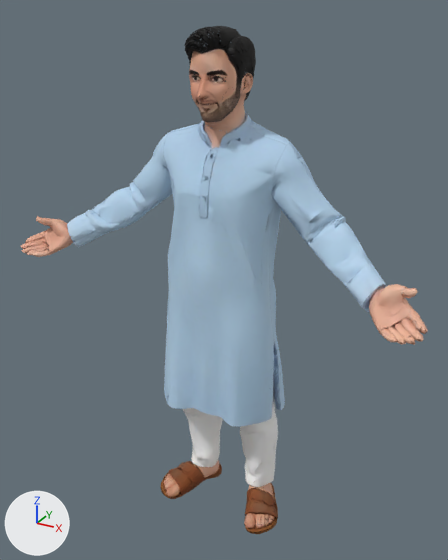
The glTF model assets/people/mid/kurta-man-mid.glb: old version first, new version second.
Both versions are drawn from a camera (50 mm lens) standing at (1.04, -1.83, 1.952) and looking at (0.018, 0.03, 1.022). Arrows for +X, +Y and +Z are at lower left; the lights stay in place. The first picture is the older version. Vertices at exactly the same position are counted once.

In view in the first picture: 'FaceMesh'.
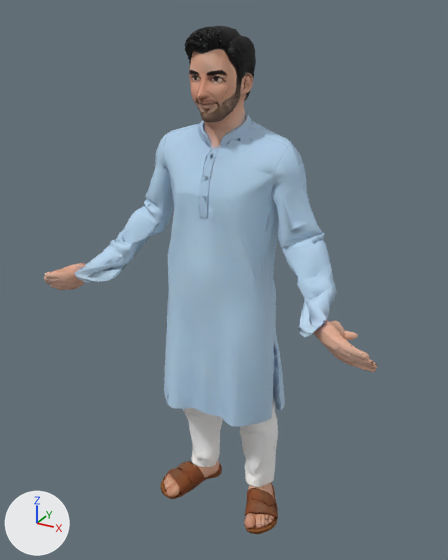
Changed parts and their boxes [x1, y1, x2, y2] in the pictures (448 x 560 px; the box of a moved part takes in the faces that stretch with it):
'FaceMesh', reshaped (18% narrower): before [21, 26, 428, 534]; after [44, 26, 377, 534]
part 1 of me_model_076, moved or reshaped: before [402, 290, 416, 298]; after [343, 331, 354, 340]
part 2 of me_model_076, moved or reshaped: before [394, 323, 415, 344]; after [346, 352, 377, 368]
part 3 of me_model_076, moved or reshaped: before [387, 317, 428, 345]; after [324, 344, 376, 372]
part 4 of me_model_076, moved or reshaped (not visible afterwards): before [401, 317, 423, 341]
part 5 of me_model_076, moved or reshaped: before [388, 326, 405, 344]; after [364, 357, 373, 363]
part 6 of me_model_076, moved or reshaped (not visible afterwards): before [407, 313, 420, 330]
part 7 of me_model_076, moved or reshaped (not visible afterwards): before [45, 228, 66, 251]
part 8 of me_model_076, moved or reshaped (not visible afterwards): before [21, 243, 49, 253]
part 9 of me_model_076, moved or reshaped (not visible afterwards): before [28, 238, 46, 246]
part 10 of me_model_076, moved or reshaped: before [21, 137, 172, 257]; after [44, 138, 174, 290]
part 11 of me_model_076, moved or reshaped: before [272, 141, 421, 342]; after [272, 141, 370, 360]

What changed in the scene script:
```text
Change me_model_076:
    used by ob_facemesh; location = (0.0, 0.0, 0.0)
    remove me_model_076.from_pydata(...)  # 13557 vertices, 14999 faces; spans x -0.79..0.79, y -0.21..0.21, z 0.0..1.9
    add me_model_076.from_pydata(...)  # 13557 vertices, 14999 faces; spans x -0.67..0.67, y -0.25..0.21, z 0.0..1.9
    me_model_076 part 1: the loose piece of 46 vertices spanning x 0.7..0.74, y -0.12..-0.08, z 1.16..1.19 is multiplied about its middle by the matrix ((0.416, -0.903, -0.108), (0.346, 0.047, 0.937), (-0.841, -0.427, 0.332)), then moved by (-0.18, 0.0, -0.19)
    me_model_076 part 2: the loose piece of 61 vertices spanning x 0.69..0.77, y -0.21..-0.13, z 1.07..1.09 is multiplied about its middle by the matrix ((0.416, -0.903, -0.108), (0.346, 0.047, 0.937), (-0.841, -0.427, 0.332)), then moved by (-0.11, -0.03, -0.11)
    me_model_076 part 3: the loose piece of 220 vertices spanning x 0.65..0.79, y -0.21..-0.06, z 1.05..1.12 is multiplied about its middle by the matrix ((0.416, -0.903, -0.108), (0.346, 0.047, 0.937), (-0.841, -0.427, 0.332)), then moved by (-0.14, -0.06, -0.12)
    me_model_076 part 4: the loose piece of 60 vertices spanning x 0.71..0.79, y -0.19..-0.12, z 1.08..1.11 is multiplied about its middle by the matrix ((0.416, -0.903, -0.108), (0.346, 0.047, 0.937), (-0.841, -0.427, 0.332)), then moved by (-0.14, -0.02, -0.14)
    me_model_076 part 5: the loose piece of 37 vertices spanning x 0.68..0.74, y -0.21..-0.14, z 1.06..1.08 is multiplied about its middle by the matrix ((0.416, -0.903, -0.108), (0.346, 0.047, 0.937), (-0.841, -0.427, 0.332)), then moved by (-0.09, -0.03, -0.08)
    me_model_076 part 6: the loose piece of 31 vertices spanning x 0.72..0.77, y -0.16..-0.11, z 1.09..1.12 is multiplied about its middle by the matrix ((0.416, -0.903, -0.108), (0.346, 0.047, 0.937), (-0.841, -0.427, 0.332)), then moved by (-0.15, -0.02, -0.15)
    me_model_076 part 7: the loose piece of 66 vertices spanning x -0.73..-0.61, y -0.16..-0.09, z 1.08..1.14 is multiplied about its middle by the matrix ((0.416, 0.903, 0.108), (-0.346, 0.047, 0.937), (0.841, -0.427, 0.332)), then moved by (0.12, -0.06, -0.1)
    me_model_076 part 8: the loose piece of 68 vertices spanning x -0.77..-0.68, y -0.21..-0.13, z 1.07..1.09 is multiplied about its middle by the matrix ((0.416, 0.903, 0.108), (-0.346, 0.047, 0.937), (0.841, -0.427, 0.332)), then moved by (0.11, -0.03, -0.1)
    me_model_076 part 9: the loose piece of 31 vertices spanning x -0.76..-0.71, y -0.18..-0.11, z 1.08..1.11 is multiplied about its middle by the matrix ((0.416, 0.903, 0.108), (-0.346, 0.047, 0.937), (0.841, -0.427, 0.332)), then moved by (0.14, -0.03, -0.13)
    me_model_076 part 10: 1440 of 13557 vertices moved; they spanned x -0.79..-0.23, y -0.21..0.15, z 1.05..1.52 and now span x -0.66..-0.22, y -0.24..0.15, z 0.92..1.51; mean shift (0.12, -0.03, -0.09); largest move (-0.63, -0.02, 1.11) -> (-0.43, -0.2, 1.0)
    me_model_076 part 11: 1150 of 13557 vertices moved; they spanned x 0.24..0.76, y -0.21..0.15, z 1.05..1.54 and now span x 0.23..0.65, y -0.25..0.15, z 0.94..1.53; mean shift (-0.11, -0.04, -0.08); largest move (0.74, -0.11, 1.2) -> (0.56, -0.08, 0.98)
    other edits to the shape of me_model_076 do not show in these pictures
```
